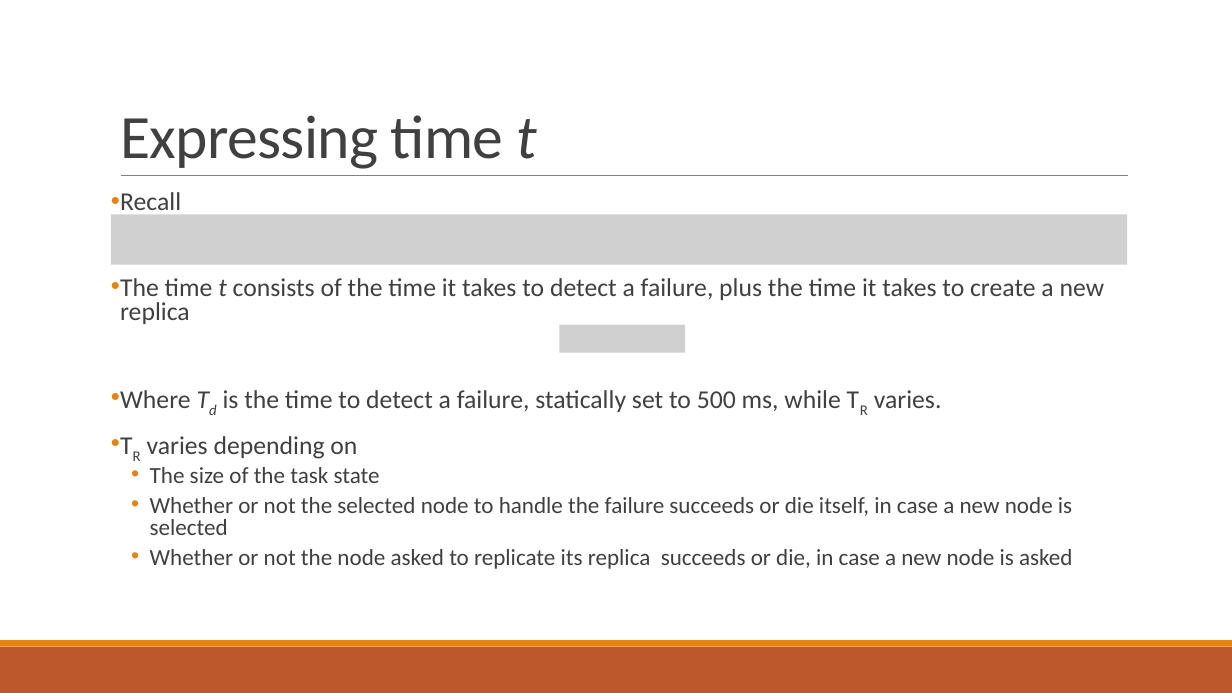
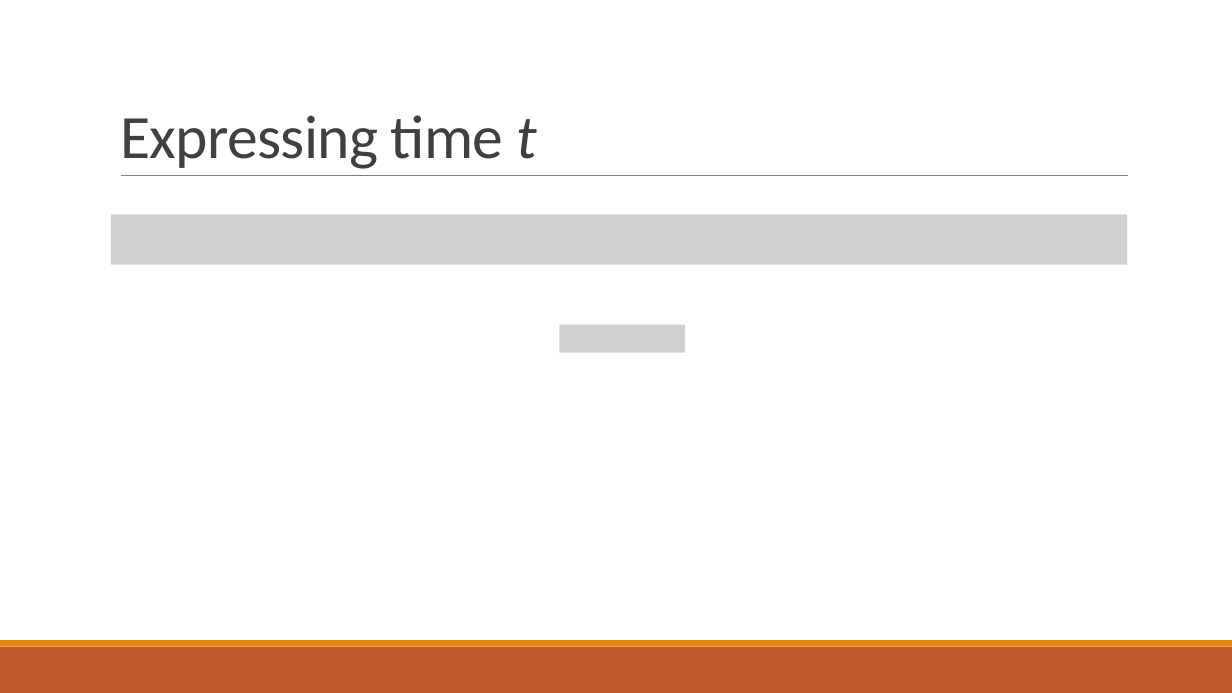
Before and after one commit to PStahl/master_thesis, a slide deck: slide 37 of presentation/presentation2.pptx. Drawn at 1232x693 pixels with LibreOffice and Linux fonts; fonts in the diff are those of the drawing; grey boxes stand for pictures. Boxes give left, top, right and bottom in pixels: in the first picture for what was removed or moved away, otherwise in the second. Text is boxed around its words. In the diff, an @@ line names an element or a change of style, - is before the commit and + after.

```diff
--- a/presentation/presentation2.pptx
+++ b/presentation/presentation2.pptx
@@ text removed at (120,192,1105,569) @@
-• Recall
-• The time t consists of the time it takes to detect a failure, plus the time it takes to create a new replica
-• Where Td is the time to detect a failure, statically set to 500 ms, while TR varies.
-• TR varies depending on
-  • The size of the task state
-  • Whether or not the selected node to handle the failure succeeds or die itself, in case a new node is selected
-  • Whether or not the node asked to replicate its replica succeeds or die, in case a new node is asked
```
Also in this commit, not shown: 21 other slides changed, 1 slide added, 5 slides removed.
